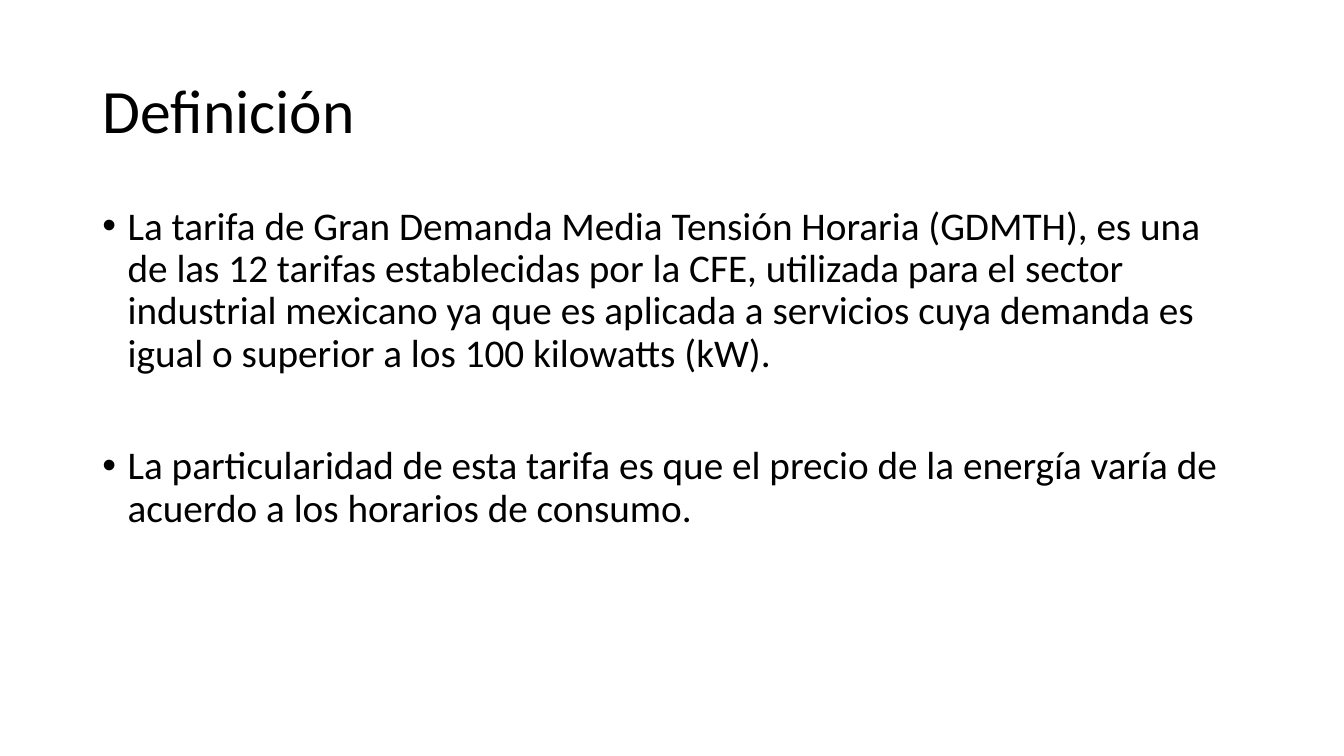
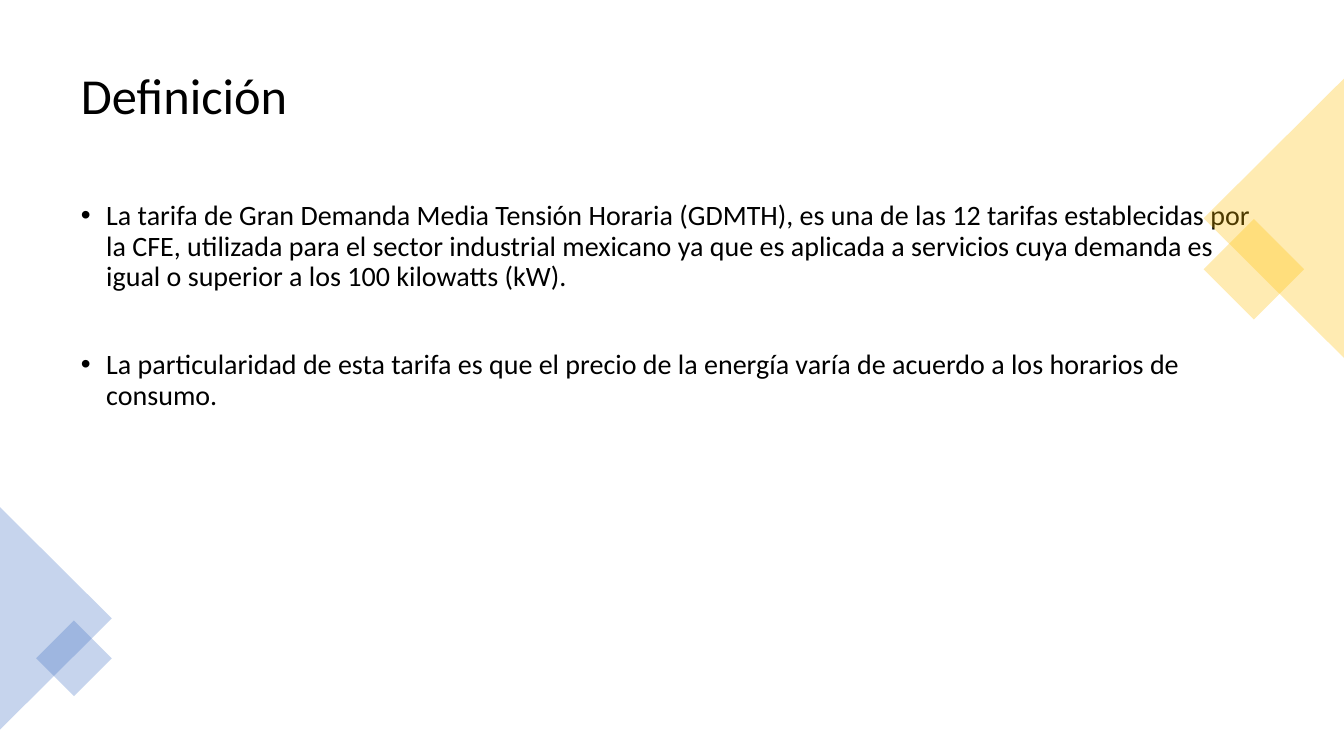
Before and after one commit to Pedri0/CFE_scraping_EDA, a slide deck: slide 4 of presentaciónEDA.pptx. Drawn at 1344x756 pixels with LibreOffice and Linux fonts; fonts in the diff are those of the drawing. Boxes give left, top, right and bottom in pixels: in the first picture for what was removed or moved away, otherwise in the second. Text is boxed around its words. In the diff, an @@ line names an element or a change of style, - is before the commit and + after.

```diff
--- a/presentaciónEDA.pptx
+++ b/presentaciónEDA.pptx
@@ title "Definición": place and size @@
-title "Definición" at bbox=[102, 90, 354, 134]
+title "Definición" at bbox=[81, 79, 287, 115]
@@ title "Definición" at bbox=[81, 79, 287, 115]: size 44 to 36 pt @@
@@ triangle added at bbox=[1204, 79, 1344, 358], fill #FFC000 at 30% opacity @@
@@ text "La tarifa de Gran Demanda ...": place and size @@
-text "La tarifa de Gran Demanda ..." at bbox=[128, 211, 1217, 523]
+text "La tarifa de Gran Demanda ..." at bbox=[106, 202, 1249, 406]
@@ text "La tarifa de Gran Demanda ..." at bbox=[106, 202, 1249, 406]: size 28 to 20 pt @@
@@ rectangle added at bbox=[1204, 219, 1305, 320], fill #FFC000 at 30% opacity @@
@@ triangle added at bbox=[0, 507, 112, 730], fill #4472C4 at 30% opacity @@
@@ rectangle added at bbox=[36, 620, 112, 696], fill #4472C4 at 30% opacity @@
```
Also in this commit, not shown: 18 other slides changed, 6 slides added, 1 other file.
